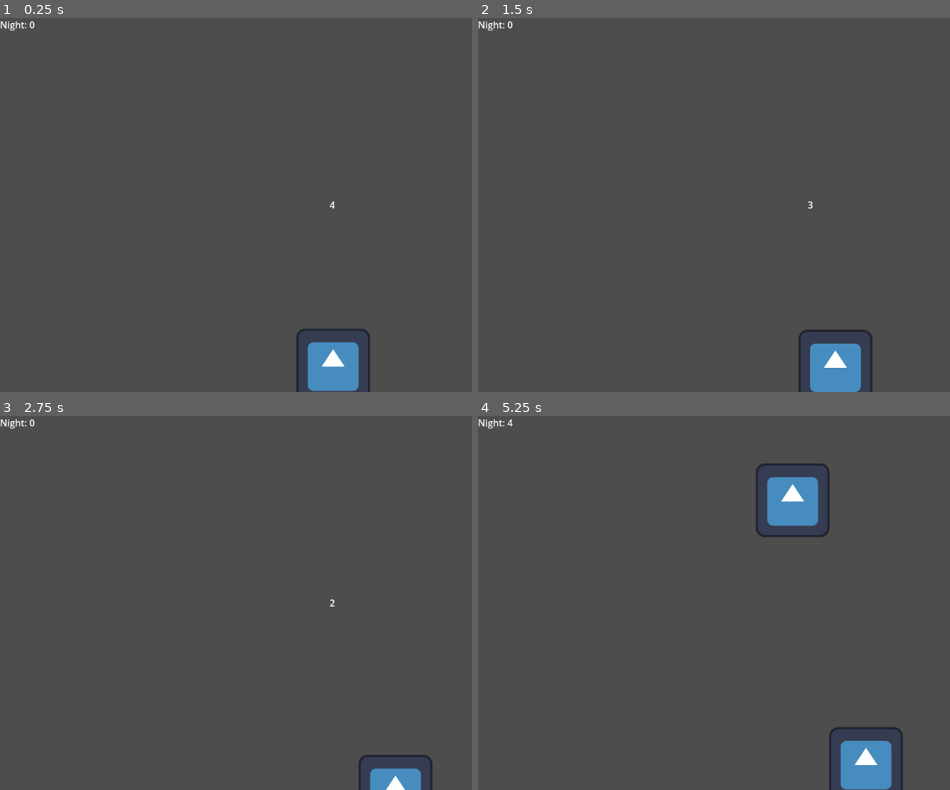
Above: before the commit, frames 1-4 (two rows, left to right).
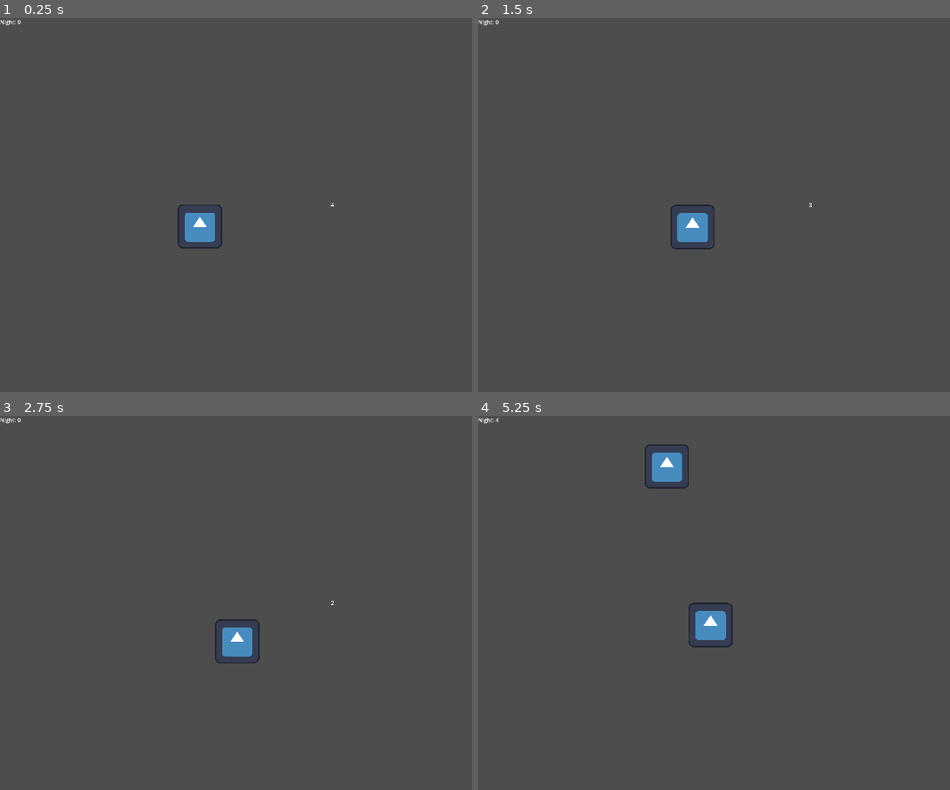
Above: after the commit, the same moments.

Repository: SpyderXN/Ignite
Game: Godot game, scene res://Main/main.tscn
The game is run twice, just before and just after one commit, with the same random seed, the same clock (stepped at 60 frames per second) and the same inputs. The engine's default icon, where the game draws it, is replaced by a stand-in: a white triangle on a blue panel in a dark square.
Inputs:
- Up to frame 1 (0.25 s): no input
- Up to frame 2 (1.5 s): tap Enter at 0.5 s; hold D (RIGHT) 0.53-1.28 s; tap Q (DROP) at 0.6 s; hold S (DOWN) from 1.28 s (still down); tap E (PICKUP) at 1.35 s
- Up to frame 3 (2.75 s): release S (DOWN) at 2.03 s; hold D (RIGHT) from 2.03 s (still down); tap Q (DROP) at 2.1 s
- Up to frame 4 (5.25 s): release D (RIGHT) at 2.78 s; hold W (UP) 2.78-3.53 s; tap E (PICKUP) at 2.85, 4.35 s; hold A (LEFT) 3.53-5.03 s; tap Q (DROP) at 3.6, 5.1 s; hold S (DOWN) from 5.03 s (still down)

The runs differ from the first frame. In frame 1, 2.5% of the frame differs, in the area x 0-79%, y 0-100%; in frame 2, 2.4%; in frame 3, 1.6%; in frame 4, 4.9%, in the area x 0-90%, y 0-100%.

Commit message:
Added more assets
Added the menu background.

Diff:
--- a/Menu/menu.tscn
+++ b/Menu/menu.tscn
@@ -1,9 +1,20 @@
-[gd_scene load_steps=2 format=3 uid="uid://cxeh2h36ukpsv"]
+[gd_scene load_steps=3 format=3 uid="uid://cxeh2h36ukpsv"]
 
 [ext_resource type="Script" uid="uid://ryqclv0g03ev" path="res://Menu/menu.gd" id="1_rwxi6"]
+[ext_resource type="Texture2D" uid="uid://cas6tyysrfmje" path="res://Assets/Background.png" id="2_ihied"]
 
 [node name="Menu" type="CanvasLayer"]
 script = ExtResource("1_rwxi6")
+
+[node name="TextureRect" type="TextureRect" parent="."]
+anchors_preset = 15
+anchor_right = 1.0
+anchor_bottom = 1.0
+offset_left = 5.0
+offset_right = 5.0
+grow_horizontal = 2
+grow_vertical = 2
+texture = ExtResource("2_ihied")
 
 [node name="VBoxContainer" type="VBoxContainer" parent="."]
 anchors_preset = 8
--- a/project.godot
+++ b/project.godot
@@ -19,6 +19,11 @@
 
 Globals="*res://Globals/globals.gd"
 TransitionLayer="*res://TransitionLayer/transition_layer.tscn"
+
+[display]
+
+window/size/viewport_width=1920
+window/size/viewport_height=1080
 
 [input]
 
Binary file added: Assets/Background.png
Not shown, added: Assets/Background.png.import
Binary file added: Assets/Ghost Anim/GhostRun.png
Not shown, added: Assets/Ghost Anim/GhostRun.png.import
Binary file added: Assets/Player Idle/PlayerIdle.png
Not shown, added: Assets/Player Idle/PlayerIdle.png.import
Binary file added: Assets/PlayerRun/PlayerRun.png
Not shown, added: Assets/PlayerRun/PlayerRun.png.import
Not shown, added: Assets/Ghost Anim/GhostRun.kra
Not shown, added: Assets/Player Idle/PlayerIdle.kra
Not shown, added: Assets/PlayerRun/PlayerRun.kra
